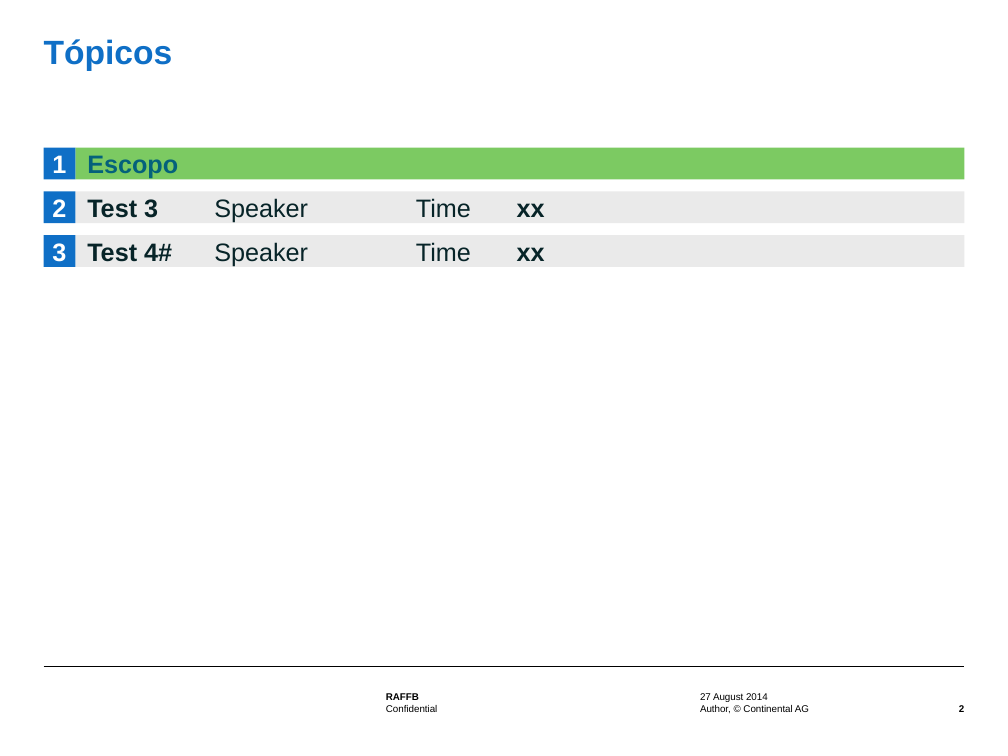
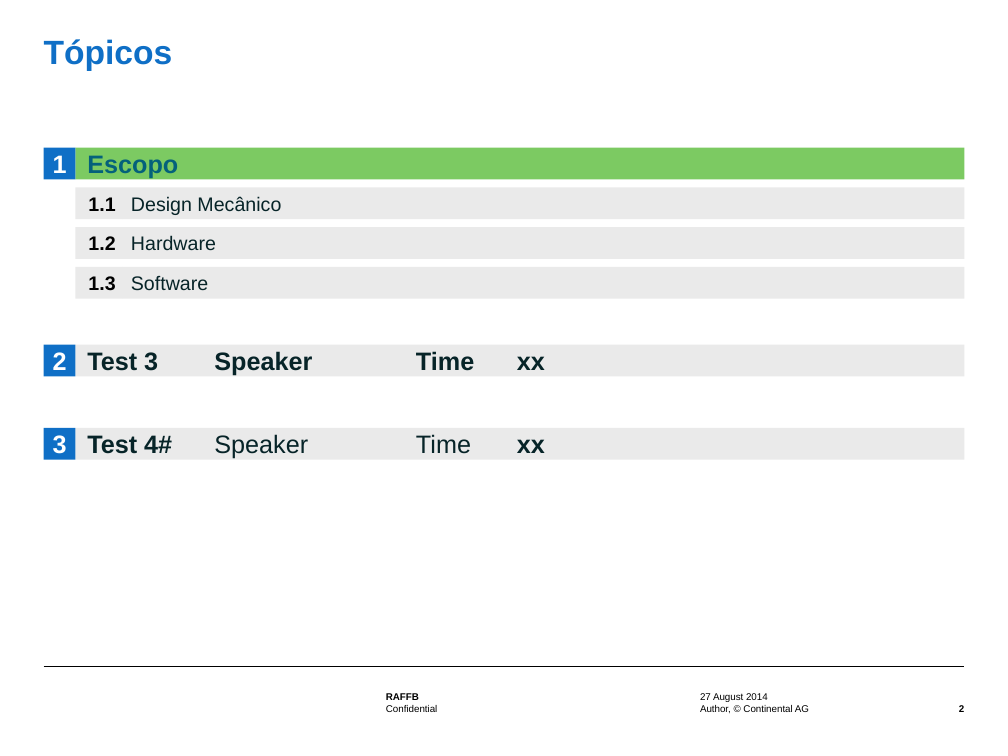
Before and after one commit to EGaiotto/RAFFB-TCC, a slide deck: slide 2 of 02_Apresentações_Documentação/Projeto_Inicial.pptx. Drawn at 1008x756 pixels with LibreOffice and Linux fonts; fonts in the diff are those of the drawing; background and template pictures are left out. Boxes give left, top, right and bottom in pixels: in the first picture for what was removed or moved away, otherwise in the second. Text is boxed around its words. In the diff, an @@ line names an element or a change of style, - is before the commit and + after.

Commit message:
Adicionados tópicos básicos

```diff
--- a/02_Apresentações_Documentação/Projeto_Inicial.pptx
+++ b/02_Apresentações_Documentação/Projeto_Inicial.pptx
@@ rectangle added at (76,187,123,219), fill #EAEAEA, 14 pt, text #000000, bold @@
+1.1
@@ rectangle added at (123,187,965,219), fill #EAEAEA, 14 pt, text #072428 @@
+Design Mecânico
@@ rectangle added at (76,227,123,258), fill #EAEAEA, 14 pt, text #000000, bold @@
+1.2
@@ rectangle added at (123,227,965,258), fill #EAEAEA, 14 pt, text #072428 @@
+Hardware
@@ rectangle added at (76,267,123,298), fill #EAEAEA, 14 pt, text #000000, bold @@
+1.3
@@ rectangle added at (123,267,965,298), fill #EAEAEA, 14 pt, text #072428 @@
+Software
@@ rectangle "2": place and size @@
-rectangle "2" at (43,192,75,223)
+rectangle "2" at (43,345,75,376)
@@ rectangle "Test 3 Speaker Time xx": place and size @@
-rectangle "Test 3 Speaker Time xx" at (76,192,965,223)
+rectangle "Test 3 Speaker Time xx" at (76,345,965,376)
@@ rectangle "Test 3 Speaker Time xx" at (76,345,965,376): bold on in "Speaker Time" @@
@@ rectangle "3": place and size @@
-rectangle "3" at (43,235,75,266)
+rectangle "3" at (43,428,75,460)
@@ rectangle "Test 4# Speaker Time xx": place and size @@
-rectangle "Test 4# Speaker Time xx" at (76,235,965,266)
+rectangle "Test 4# Speaker Time xx" at (76,428,965,460)
```
Also in this commit, not shown: 1 other slide changed, 1 slide added.
